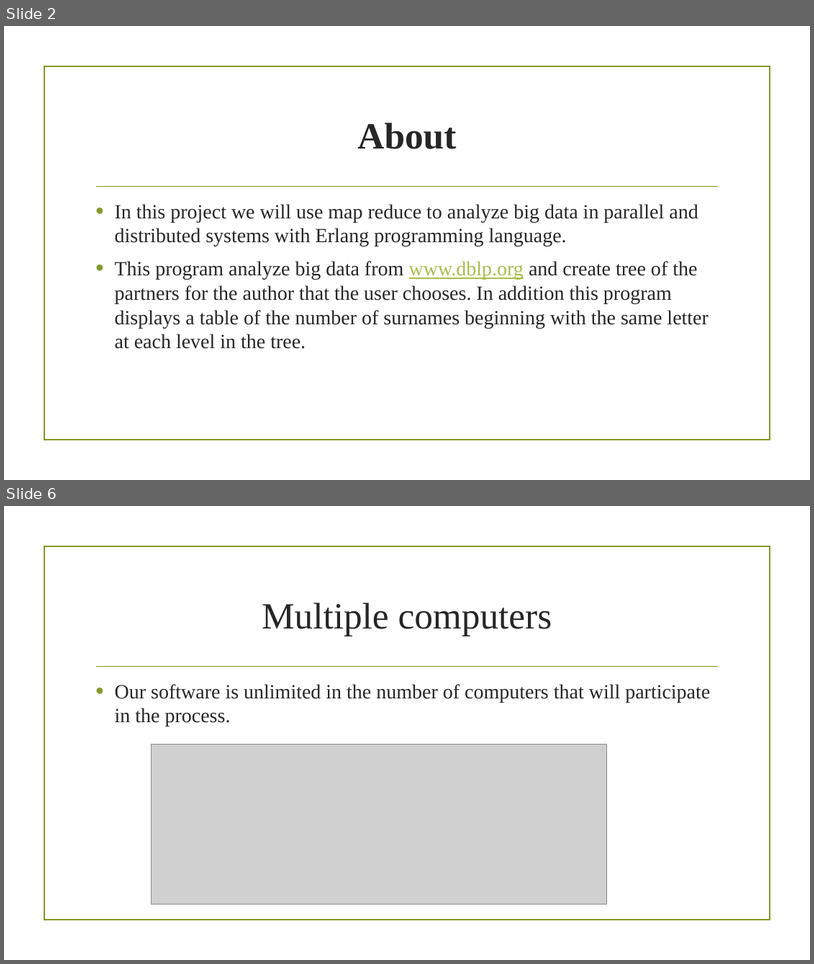
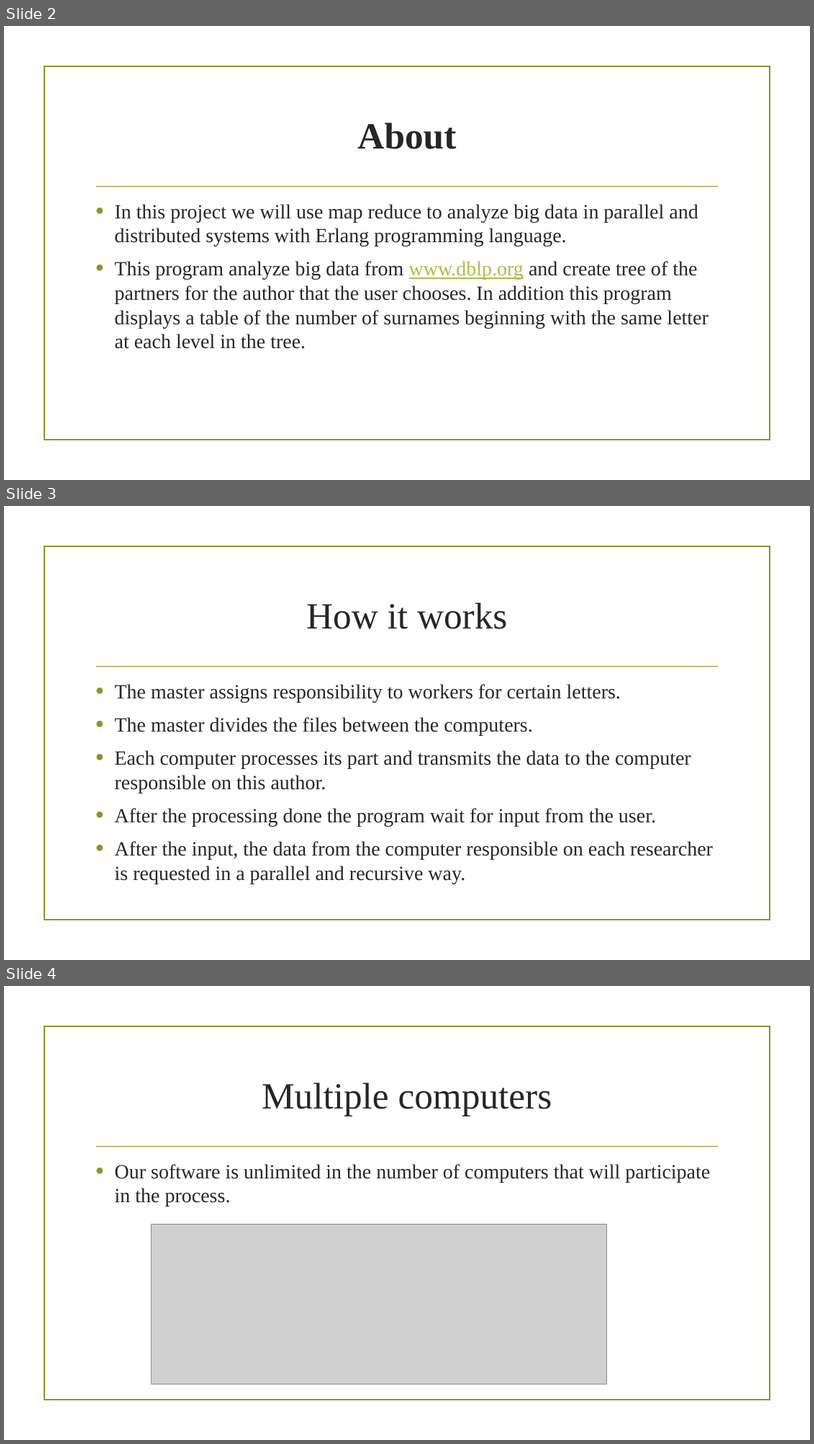
Before and after one commit to yanir26/Parallel-and-distributed-processing-of-big-data, a slide deck: Final presentation.pptx. Shown one above the other, each under a label of ours: slides 2 and 6 before the commit, slides 2, 3 and 4 after it; the slides between them are not shown. The pictures are 814x964 and 814x1444 pixels, drawn with LibreOffice and Linux fonts; fonts in the diff are those of the drawing; grey boxes stand for pictures; background and template pictures are left out. Boxes give left, top, right and bottom in pixels: in the first picture for what was removed or moved away, otherwise in the second. Text is boxed around its words. In the diff, an @@ line names an element or a change of style, - is before the commit and + after.

```diff
--- a/Final presentation.pptx
+++ b/Final presentation.pptx
@@ slide 3 added at [4, 506, 810, 960], background picture (left out); not listed: 2 template elements that a slide beside it also shows @@
@@ title added at [306, 602, 507, 629], 44 pt, text #262626 @@
+How it works
@@ text added at [115, 684, 713, 883], 24 pt, text #262626 @@
+• The master assigns responsibility to workers for certain letters.
+• The master divides the files between the computers.
+• Each computer processes its part and transmits the data to the computer responsible on this author.
+• After the processing done the program wait for input from the user.
+• After the input, the data from the computer responsible on each researcher is requested in a parallel and recursive way.
@@ what was slide 6 is now slide 4 @@
```
Also in this commit, not shown: 1 slide changed.
